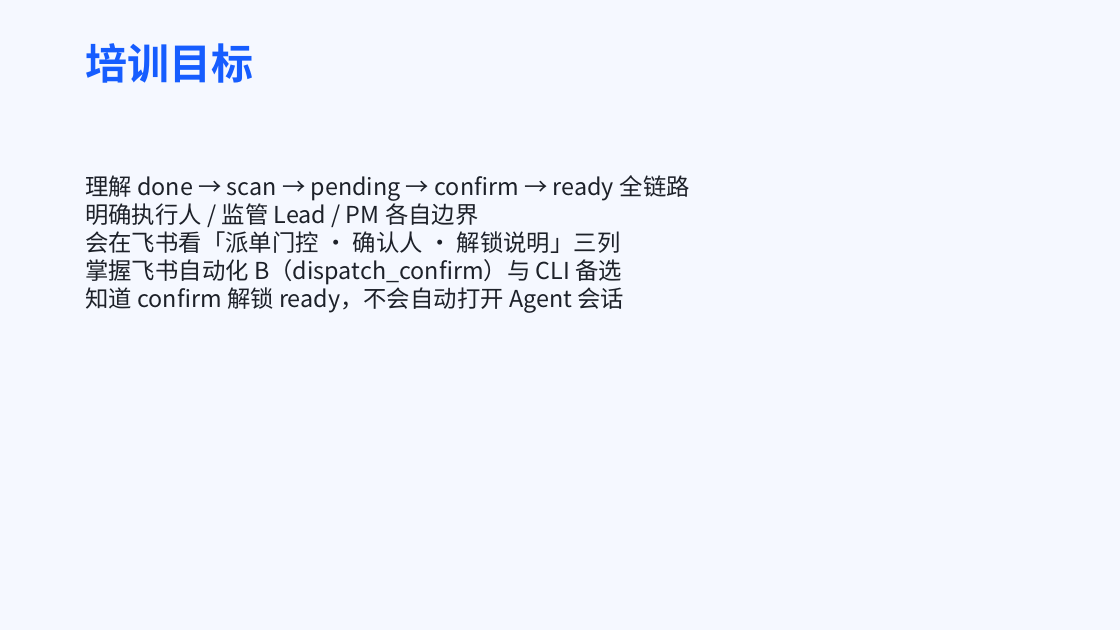
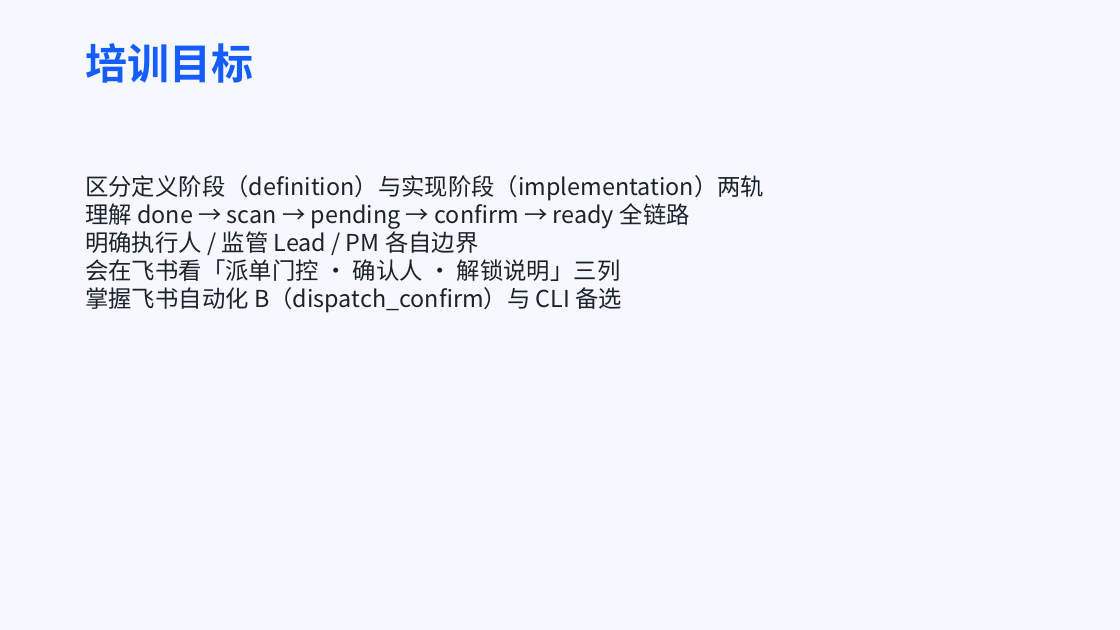
Before and after one commit to Marisolebxf/-, a slide deck: slide 2 of agent-delivery/培训/自动派单与飞书确认-团队协作培训.pptx. Drawn at 1120x630 pixels with LibreOffice and Linux fonts; fonts in the diff are those of the drawing. Boxes give left, top, right and bottom in pixels: in the first picture for what was removed or moved away, otherwise in the second. Text is boxed around its words. In the diff, an @@ line names an element or a change of style, - is before the commit and + after.

```diff
--- a/agent-delivery/培训/自动派单与飞书确认-团队协作培训.pptx
+++ b/agent-delivery/培训/自动派单与飞书确认-团队协作培训.pptx
@@ text at <box>85,175,764,201</box>: paragraph added @@
+区分定义阶段（definition）与实现阶段（implementation）两轨
@@ text at <box>85,283,624,313</box>: paragraph removed @@
-知道 confirm 解锁 ready，不会自动打开 Agent 会话
```
Also in this commit, not shown: 1 other slide changed, 3 slides added, 1 other file.
